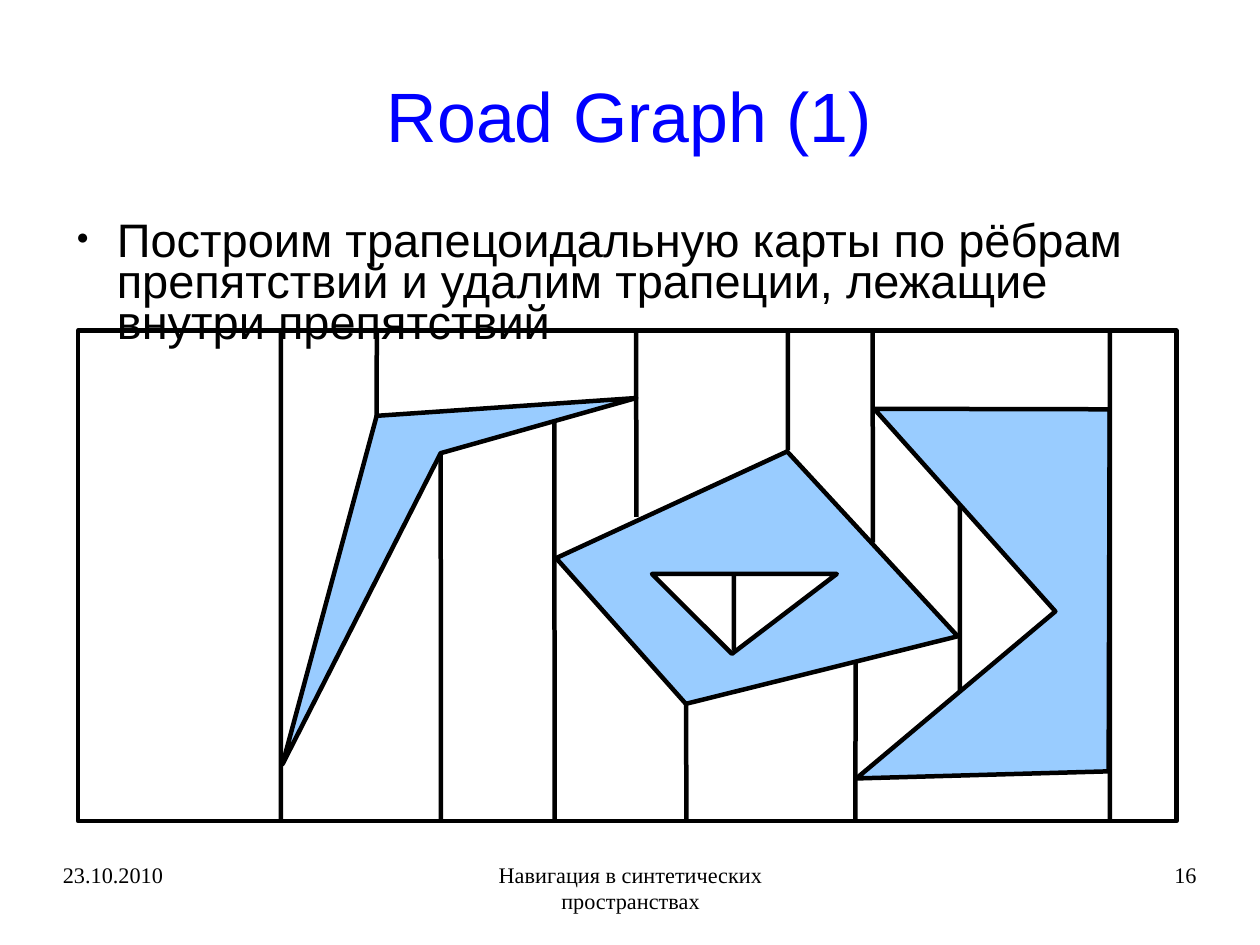
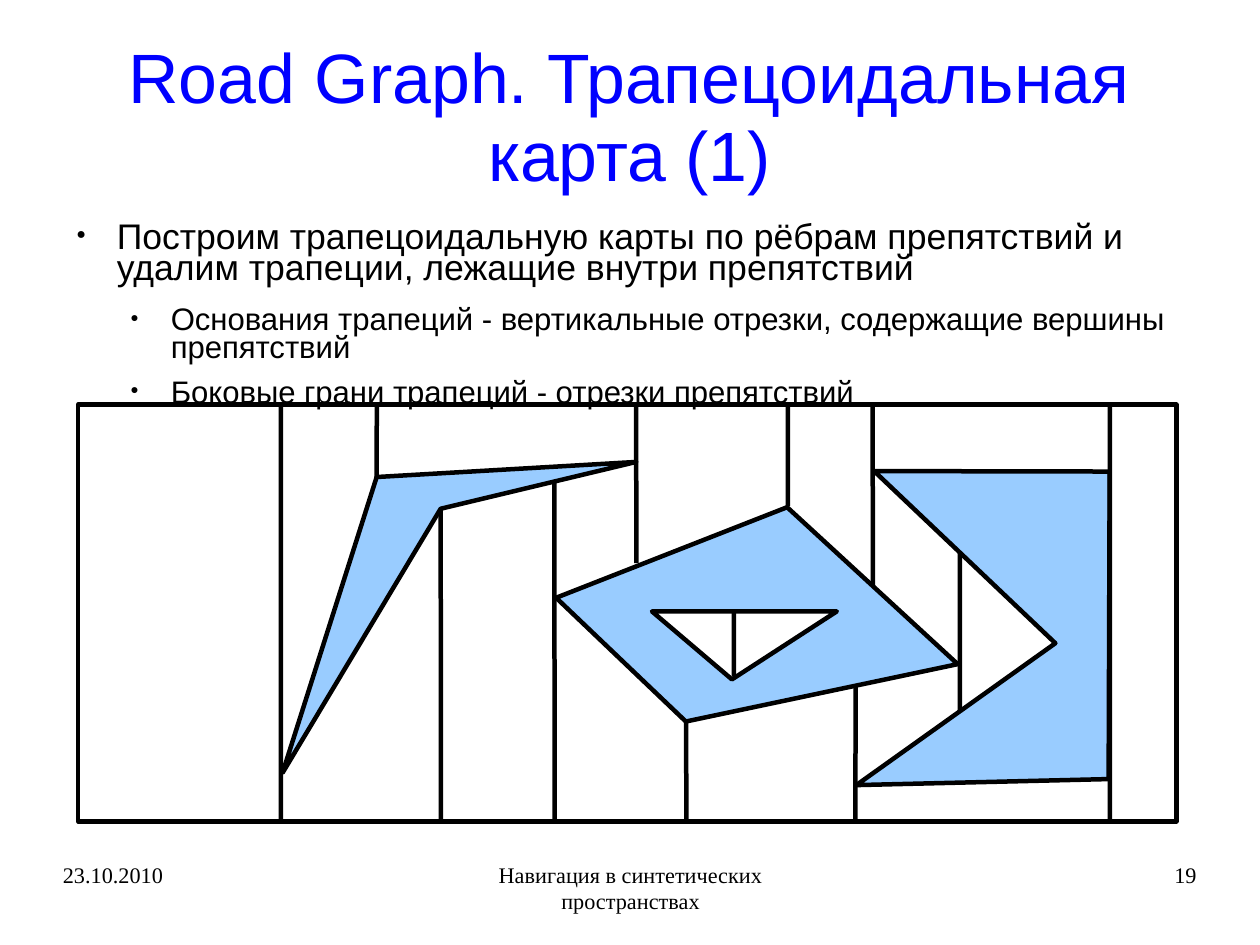
Before and after one commit to rutsky/semester09, a slide deck: slide 19 of Artificial_intelligence/Navigation_in_synthetic_space/50572_Rutsky_Navigation_in_synthetic_space.ppt (slide 16 before the commit). Drawn at 1260x945 pixels with LibreOffice and Linux fonts; fonts in the diff are those of the drawing. Boxes give left, top, right and bottom in pixels: in the first picture for what was removed or moved away, otherwise in the second. Text is boxed around its words. In the diff, an @@ line names an element or a change of style, - is before the commit and + after.

```diff
--- a/Artificial_intelligence/Navigation_in_synthetic_space/50572_Rutsky_Navigation_in_synthetic_space.ppt
+++ b/Artificial_intelligence/Navigation_in_synthetic_space/50572_Rutsky_Navigation_in_synthetic_space.ppt
@@ title at <box>129,52,1130,194</box>: text changed @@
-Road Graph (1)
+Road Graph. Трапецоидальная карта (1)
@@ text at <box>117,222,1123,287</box>: size 29.6 to 22.4 pt in "Построим трапецоидальную карты по рёбрам препятствий и ..." @@
@@ text at <box>171,307,1164,409</box>: paragraphs added @@
+  ● Основания трапеций - вертикальные отрезки, содержащие вершины препятствий
+  ● Боковые грани трапеций - отрезки препятствий
@@ freeform shape: place and size @@
-freeform shape at <box>78,330,1177,821</box>
+freeform shape at <box>78,405,1177,822</box>
@@ line moved from (281, 821) - (281, 330) to (281, 822) - (281, 405) @@
@@ line moved from (377, 416) - (377, 330) to (377, 478) - (377, 405) @@
@@ line moved from (637, 333) - (637, 517) to (637, 406) - (637, 564) @@
@@ line moved from (788, 450) - (788, 329) to (788, 507) - (788, 404) @@
@@ line moved from (874, 329) - (874, 543) to (874, 404) - (874, 585) @@
@@ line moved from (1110, 823) - (1110, 332) to (1110, 823) - (1110, 405) @@
@@ freeform shape: place and size @@
-freeform shape at <box>282,398,636,764</box>
+freeform shape at <box>282,462,636,773</box>
@@ freeform shape: place and size @@
-freeform shape at <box>856,409,1110,779</box>
+freeform shape at <box>856,471,1110,785</box>
@@ line moved from (441, 454) - (441, 823) to (441, 509) - (441, 823) @@
@@ line moved from (555, 421) - (555, 820) to (555, 481) - (555, 820) @@
@@ freeform shape: place and size @@
-freeform shape at <box>557,452,958,704</box>
+freeform shape at <box>557,508,958,723</box>
@@ line moved from (960, 692) - (960, 504) to (960, 711) - (960, 552) @@
@@ freeform shape: place and size @@
-freeform shape at <box>652,574,837,654</box>
+freeform shape at <box>652,612,837,680</box>
@@ line moved from (734, 651) - (734, 574) to (734, 677) - (734, 612) @@
@@ line moved from (855, 821) - (856, 661) to (855, 821) - (856, 685) @@
@@ line moved from (686, 703) - (687, 821) to (686, 721) - (687, 822) @@
@@ page number at <box>1174,868,1196,884</box>: text changed @@
-16
+19
```
Also in this commit, not shown: 19 other slides changed, 4 slides added, 2 other files.
